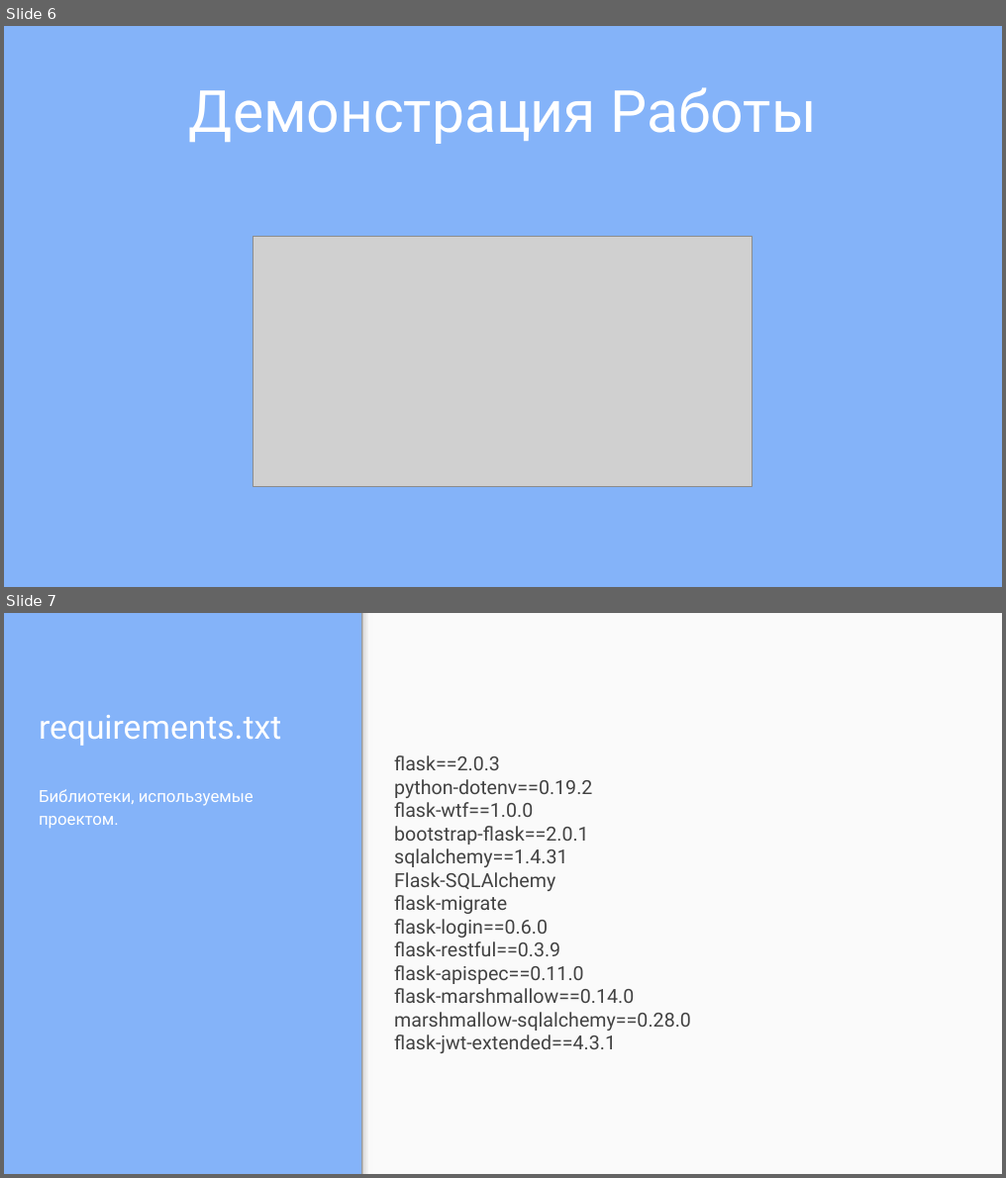
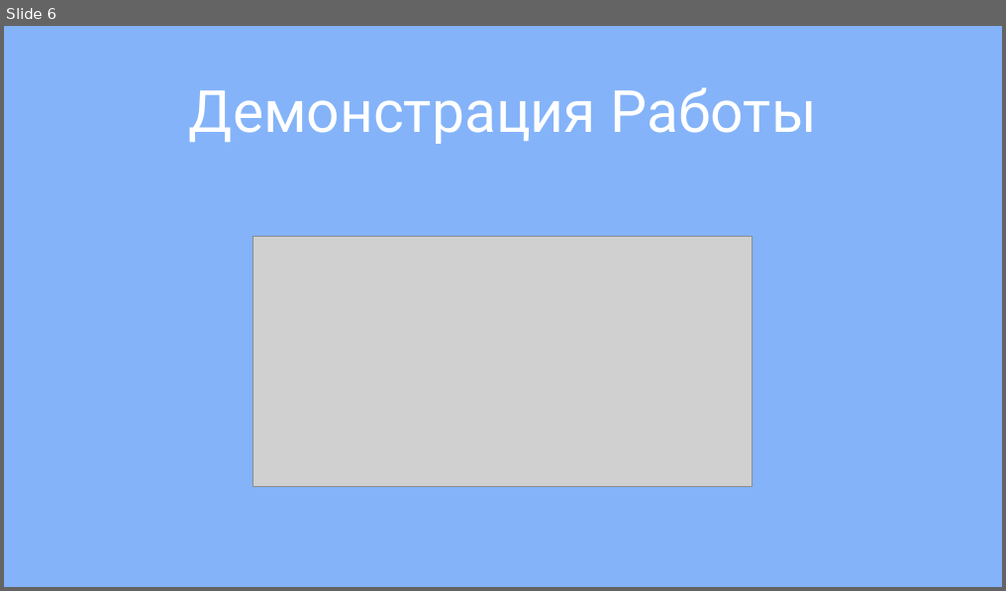
Before and after one commit to BearForesterSmallBeef/TeacherAndParent, a slide deck: materials/presentation/presentation.pptx. Shown one above the other, each under a label of ours: slides 6 and 7 before the commit, slide 6 after it. The pictures are 1006x1178 and 1006x591 pixels, drawn with LibreOffice and Linux fonts; fonts in the diff are those of the drawing; grey boxes stand for pictures. Boxes give left, top, right and bottom in pixels: in the first picture for what was removed or moved away, otherwise in the second. Text is boxed around its words. In the diff, an @@ line names an element or a change of style, - is before the commit and + after.

```diff
--- a/materials/presentation/presentation.pptx
+++ b/materials/presentation/presentation.pptx
@@ slide 7 removed at <box>4,613,1002,1174</box>, background #84B3F9 @@
@@ rectangle removed at <box>361,613,1002,1173</box> @@
@@ rectangle removed at <box>361,613,373,1173</box> @@
@@ title removed at <box>39,715,281,746</box> @@
-requirements.txt
@@ text removed at <box>394,756,691,1054</box> @@
-flask==2.0.3
-python-dotenv==0.19.2
-flask-wtf==1.0.0
-bootstrap-flask==2.0.1
-sqlalchemy==1.4.31
-Flask-SQLAlchemy
-flask-migrate
-flask-login==0.6.0
-flask-restful==0.3.9
-flask-apispec==0.11.0
-flask-marshmallow==0.14.0
-marshmallow-sqlalchemy==0.28.0
-flask-jwt-extended==4.3.1
@@ text removed at <box>39,789,253,829</box> @@
-Библиотеки, используемые проектом.
```
Also in this commit, not shown: 16 other slides removed, 37 other files.
